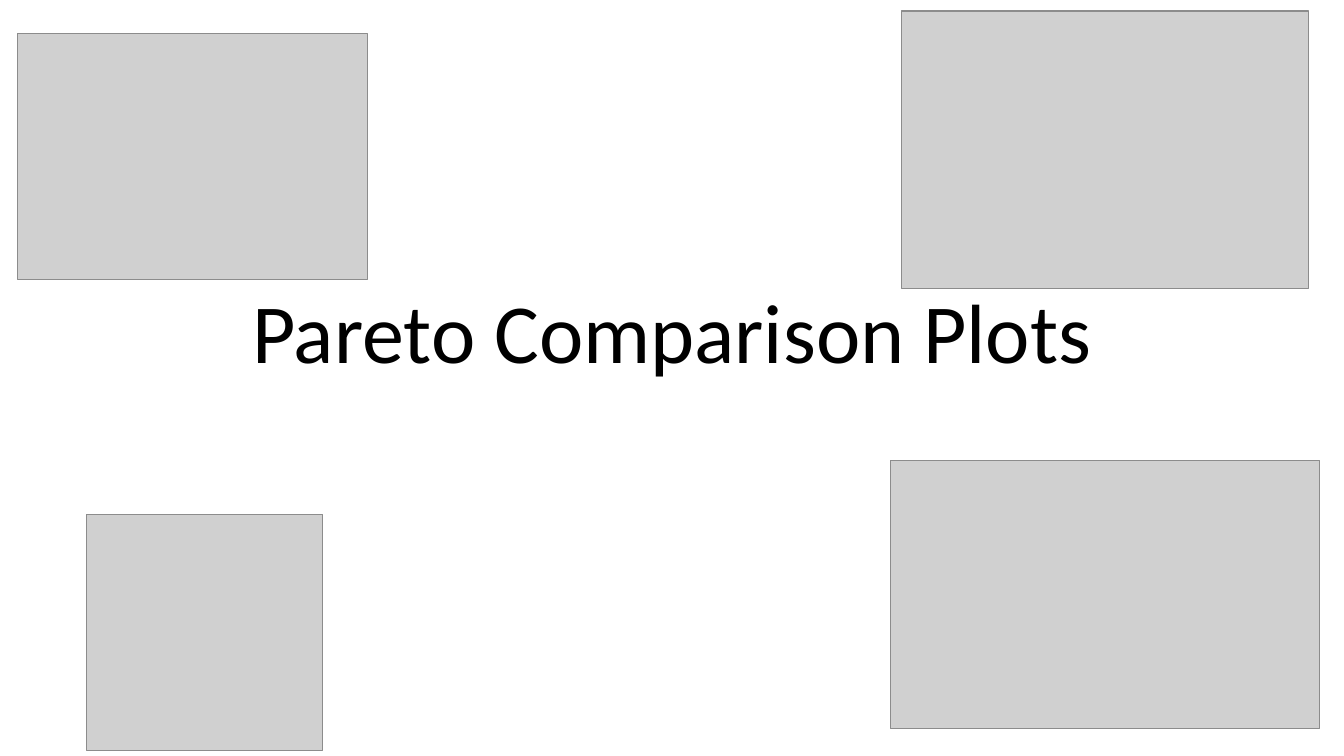
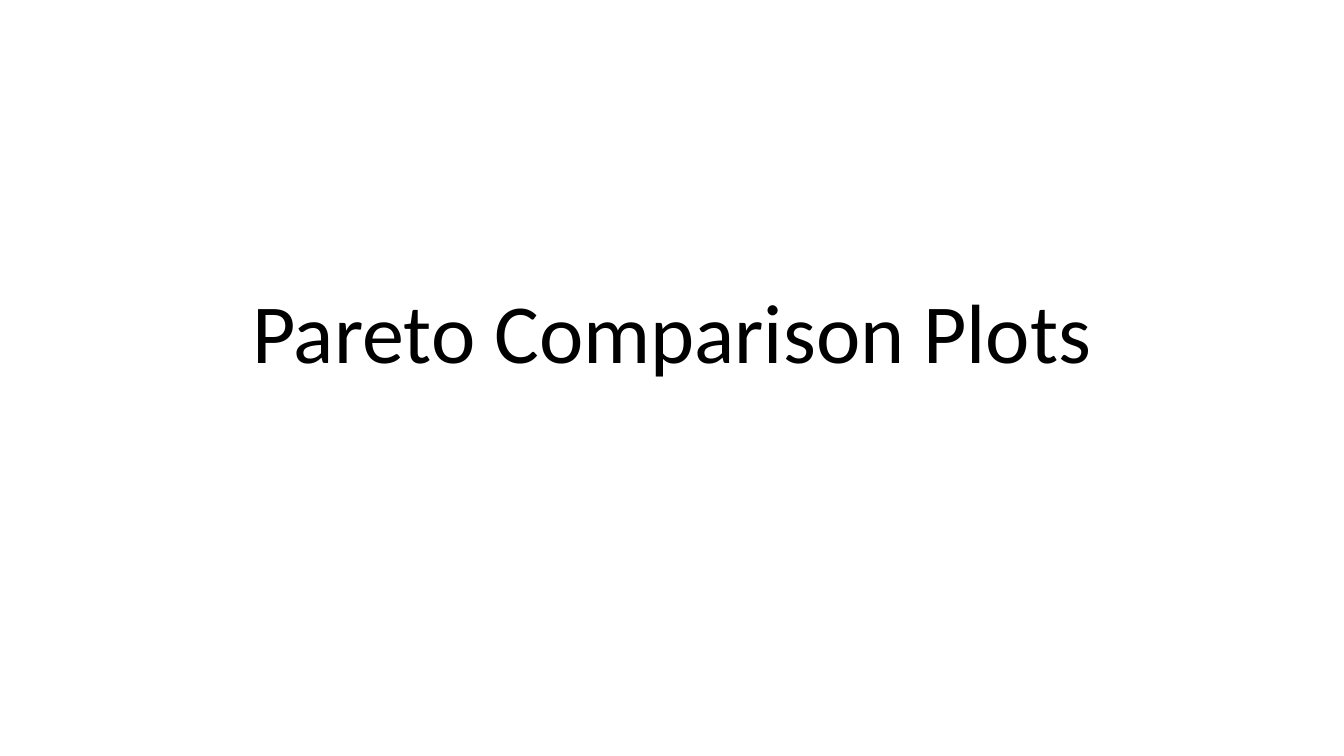
Before and after one commit to matthewmjw22/ENME625, a slide deck: slide 1 of Pareto Comparisons.pptx. Drawn at 1344x756 pixels with LibreOffice and Linux fonts; fonts in the diff are those of the drawing; grey boxes stand for pictures. Boxes give left, top, right and bottom in pixels: in the first picture for what was removed or moved away, otherwise in the second. Text is boxed around its words. In the diff, an @@ line names an element or a change of style, - is before the commit and + after.

```diff
--- a/Pareto Comparisons.pptx
+++ b/Pareto Comparisons.pptx
@@ picture removed at (902,11,1309,288) @@
@@ picture removed at (17,33,367,279) @@
@@ picture removed at (890,461,1320,729) @@
@@ picture removed at (87,514,323,750) @@
```
Also in this commit, not shown: 6 other slides changed, 15 slides added, 13 other files.
